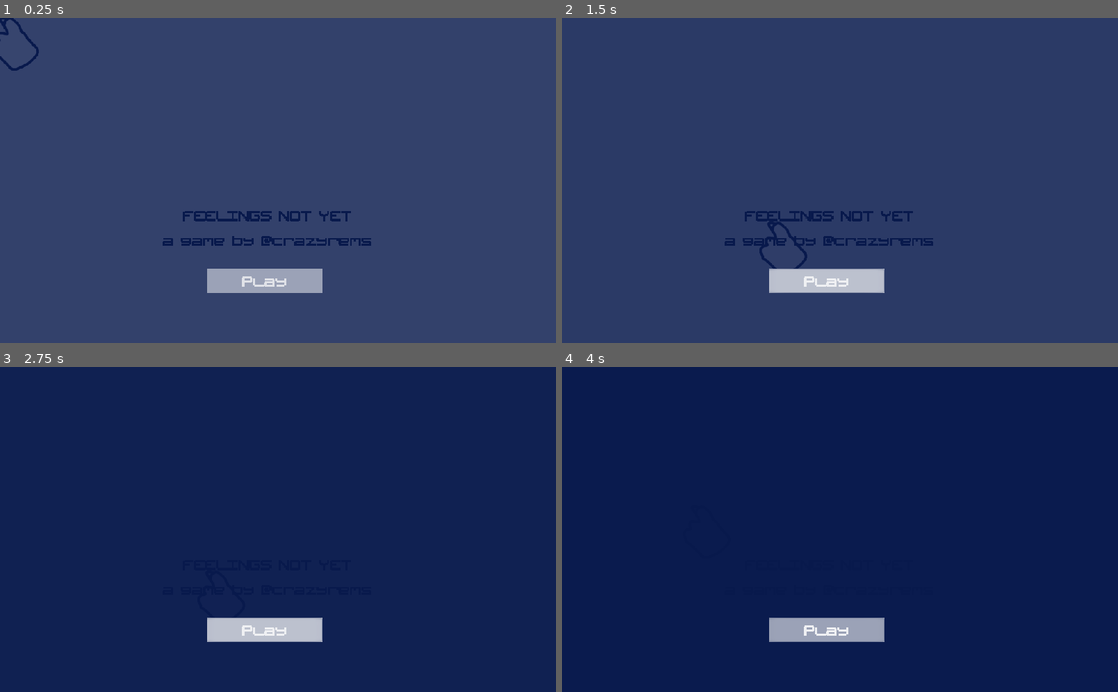
Above: before the commit, frames 1-4 (two rows, left to right).
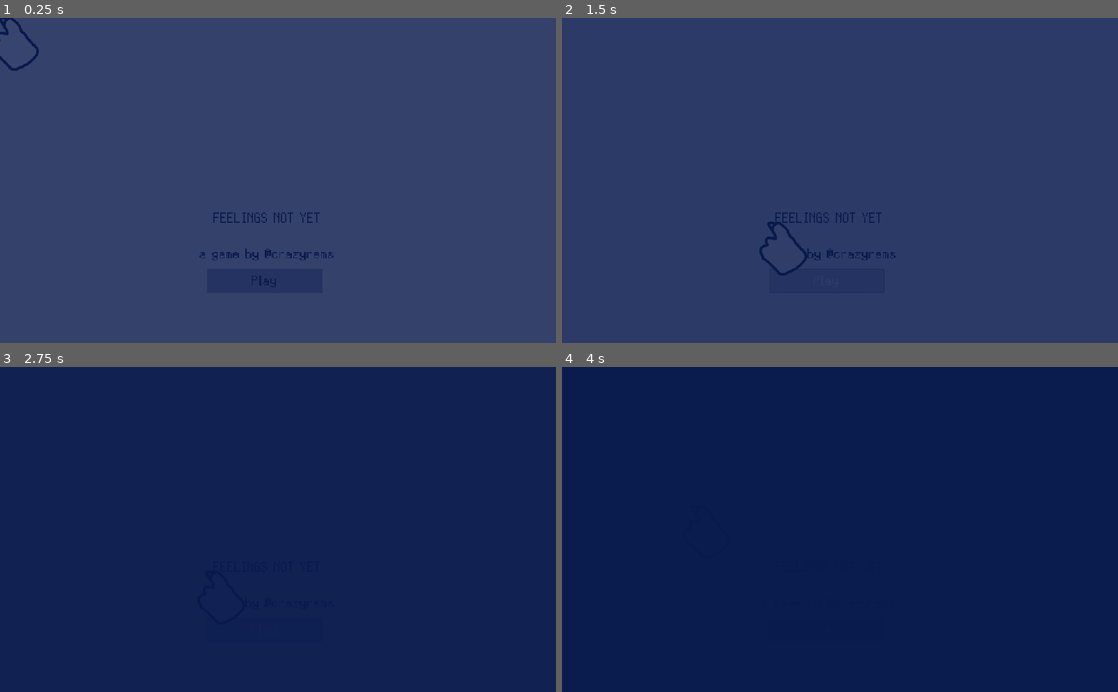
Above: after the commit, the same moments.

Repository: rtauziac/feelingsnotyet
Game: Godot game, scene res://testing/MenuRoot.tscn
The game is run twice, just before and just after one commit, with the same random seed, the same clock (stepped at 60 frames per second) and the same inputs. Sound files missing from this copy of the repository are replaced by a short silence.
Inputs (mouse positions are in pixels of both pictures, inside the frame that each line leads up to):
- Up to frame 1 (0.25 s): no input
- Up to frame 2 (1.5 s): click "Play" at 0.5 s; click "Play" at 1.25 s
- Up to frame 3 (2.75 s): click "Play" at 2 s
- Up to frame 4 (4 s): tap Enter at 2.75 s; move the mouse to (962, 513) at 2.77 s; click (962, 513) at 2.92 s; tap Space at 3.5 s; move the mouse to (728, 545) at 3.52 s; click (728, 545) at 3.67 s

The runs differ from the first frame. In frame 1, 2.8% of the frame differs, in the area x 29-67%, y 59-85%; in frame 2, 2.6%; in frame 3, 1.6%; in frame 4, 1.6%.

Commit message:
Post compo
✅ Better font
✅ One shot sound manager
✅ Better post effects

Diff:
--- /dev/null
+++ b/PostEffectManager.gd
@@ -0,0 +1,60 @@
+extends ViewportContainer
+
+class_name PostEffectManager
+
+
+enum ColorScheme {MARINE, DARK_RED}
+
+
+export (GradientTexture) var marine_scheme
+export (GradientTexture) var dark_red_scheme
+
+var color_scheme: int = ColorScheme.MARINE
+
+var _tweener: Tween
+
+
+func set_color_scheme(_scheme: int):
+	var _c_s: GradientTexture = null
+	match _scheme:
+		ColorScheme.MARINE:
+			_c_s = marine_scheme
+		ColorScheme.DARK_RED:
+			_c_s = dark_red_scheme
+	if _c_s != null:
+		material.set("shader_param/ColorRamp", material.get("shader_param/ColorRamp2"))
+		material.set("shader_param/rampFade", 0)
+		material.set("shader_param/ColorRamp2", _c_s)
+		_tweener.interpolate_property(material, "shader_param/rampFade", 0, 1, 1, Tween.TRANS_LINEAR)
+		_tweener.start()
+
+
+func set_vignette_factor(factor: float):
+	_tweener.interpolate_property(material, "shader_param/vignetteFactor", material.get("shader_param/vignetteFactor"), factor, 1, Tween.TRANS_LINEAR)
+	_tweener.start()
+
+func _ready():
+	GlobalReferences.post_effect_manager = self
+	_tweener = Tween.new()
+	add_child(_tweener)
+	call_deferred("_ready_later")
+
+
+func _ready_later():
+	GlobalReferences.dialog_master.connect("dialog_signal", self, "_on_dialog_signal")
+
+
+func _on_dialog_signal(dialog_signal: String):
+	if dialog_signal.begins_with("color_scheme:"):
+		var scheme_name = dialog_signal.substr(13)
+		var scheme = null
+		match scheme_name:
+			"marine":
+				scheme = ColorScheme.MARINE
+			"dark_red":
+				scheme = ColorScheme.DARK_RED
+		if scheme != null:
+			set_color_scheme(scheme)
+	elif dialog_signal.begins_with("vignette_factor:"):
+		var vignette_factor = float(dialog_signal.substr(16))
+		set_vignette_factor(vignette_factor)
--- a/cemetery/cemetery.tscn
+++ b/cemetery/cemetery.tscn
@@ -28,6 +28,8 @@
 [ext_resource path="res://dialog/first_scene/intro_devil_dialog_001.tres" type="Resource" id=26]
 [ext_resource path="res://dialog/wait_dialog.gd" type="Script" id=27]
 [ext_resource path="res://dialog/first_scene/intro_dialog.tres" type="Resource" id=28]
+[ext_resource path="res://sounds/Outdoor_Ambiance.ogg" type="AudioStream" id=29]
+[ext_resource path="res://dialog/signal_dialog.gd" type="Script" id=30]
 
 [sub_resource type="ShaderMaterial" id=1]
 resource_local_to_scene = true
@@ -92,10 +94,20 @@
 portrait = ExtResource( 17 )
 blink = false
 
-[sub_resource type="Resource" id=10]
+[sub_resource type="Resource" id=21]
 script = ExtResource( 27 )
 nextItem = ExtResource( 26 )
 wait_time = 2.0
+
+[sub_resource type="Resource" id=20]
+script = ExtResource( 30 )
+nextItem = SubResource( 21 )
+signal_name = "vignette_factor:1"
+
+[sub_resource type="Resource" id=18]
+script = ExtResource( 30 )
+nextItem = SubResource( 20 )
+signal_name = "color_scheme:dark_red"
 
 [sub_resource type="ShaderMaterial" id=11]
 resource_local_to_scene = true
@@ -185,7 +197,7 @@
 
 [node name="Devil" parent="Persons/Fiona" instance=ExtResource( 10 )]
 position = Vector2( 36.8973, 65.6333 )
-intro_dialog = SubResource( 10 )
+intro_dialog = SubResource( 18 )
 end_dialog = ExtResource( 19 )
 
 [node name="Charles" parent="Persons" instance=ExtResource( 4 )]
@@ -263,8 +275,6 @@
 texture = ExtResource( 15 )
 centered = false
 
-[node name="AudioStreamPlayer" type="AudioStreamPlayer" parent="Persons"]
-
 [node name="CameraHolder" type="Node2D" parent="."]
 position = Vector2( 512, 300 )
 script = ExtResource( 25 )
@@ -277,6 +287,11 @@
 [node name="AnimationPlayer" type="AnimationPlayer" parent="CameraHolder"]
 anims/handshake = SubResource( 16 )
 
+[node name="AudioStreamPlayer" type="AudioStreamPlayer" parent="."]
+stream = ExtResource( 29 )
+autoplay = true
+bus = "outdoor"
+
 [editable path="Persons/Fiona/Devil"]
 [editable path="Persons/Charles"]
 [editable path="Persons/Louyse"]
--- /dev/null
+++ b/default_bus_layout.tres
@@ -0,0 +1,41 @@
+[gd_resource type="AudioBusLayout" load_steps=4 format=2]
+
+[sub_resource type="AudioEffectCompressor" id=1]
+resource_name = "Compressor"
+
+[sub_resource type="AudioEffectLowPassFilter" id=2]
+resource_name = "LowPassFilter"
+cutoff_hz = 1722.0
+resonance = 0.16
+
+[sub_resource type="AudioEffectDelay" id=3]
+resource_name = "Delay"
+tap1/delay_ms = 40.0
+tap1/level_db = -7.09
+tap1/pan = -0.83
+tap2/delay_ms = 273.0
+tap2/level_db = -13.09
+tap2/pan = 0.65
+feedback/delay_ms = 288.0
+feedback/level_db = -18.79
+feedback/lowpass = 447.0
+
+[resource]
+bus/0/effect/0/effect = SubResource( 1 )
+bus/0/effect/0/enabled = true
+bus/1/name = "outdoor"
+bus/1/solo = false
+bus/1/mute = false
+bus/1/bypass_fx = false
+bus/1/volume_db = 0.0
+bus/1/send = "Master"
+bus/1/effect/0/effect = SubResource( 2 )
+bus/1/effect/0/enabled = true
+bus/1/effect/1/effect = SubResource( 3 )
+bus/1/effect/1/enabled = true
+bus/2/name = "sfx"
+bus/2/solo = false
+bus/2/mute = false
+bus/2/bypass_fx = false
+bus/2/volume_db = 0.0
+bus/2/send = "Master"
--- a/devil/Devil.gd
+++ b/devil/Devil.gd
@@ -6,9 +6,10 @@
 
 
 export (PackedScene) var shardScene
-export (int) var lives = 3
+export (int) var start_lives = 3
 export (Resource) var intro_dialog
 export (Resource) var end_dialog
+onready var _lives = start_lives
 var _shard: Sprite = null
 var _current_shard: Sprite = null
 var _tweener: Tween
@@ -52,7 +53,7 @@
 func _input(event):
 	if event is InputEventMouseButton and event.button_index == BUTTON_LEFT:
 		if _current_shard != null:
-			lives -= 1
+			_lives -= 1
 			$AudioStreamPlayer.stream = _hurt
 			$AudioStreamPlayer.play(0)
 			_tweener.stop_all()
@@ -60,7 +61,8 @@
 			_timer.stop()
 			var anim_len = 0.3
 			_fade_out(anim_len)
-			if lives > 0:
+			GlobalReferences.post_effect_manager.set_vignette_factor(float(_lives) / float(start_lives))
+			if _lives > 0:
 				_timer.wait_time = anim_len
 				_timer.connect("timeout", self, "_destroy_then_create_new_shard", [], CONNECT_ONESHOT)
 				_timer.start()
@@ -72,6 +74,7 @@
 				_timer.wait_time = 5
 				_timer.connect("timeout", self, "_destroy_and_continue", [], CONNECT_ONESHOT)
 				_timer.start()
+				GlobalReferences.post_effect_manager.set_color_scheme(GlobalReferences.post_effect_manager.ColorScheme.MARINE)
 
 
 func _create_shard(duration):
--- a/dialog/first_scene/fiona_end_devil_dialog.tres
+++ b/dialog/first_scene/fiona_end_devil_dialog.tres
@@ -69,7 +69,7 @@
 [sub_resource type="Resource" id=8]
 script = ExtResource( 5 )
 nextItem = SubResource( 7 )
-wait_time = 3.0
+wait_time = 2.0
 
 [sub_resource type="Resource" id=9]
 script = ExtResource( 2 )
--- a/dialog/first_scene/intro_dialog.tres
+++ b/dialog/first_scene/intro_dialog.tres
@@ -53,7 +53,7 @@
 [sub_resource type="Resource" id=6]
 script = ExtResource( 1 )
 nextItem = SubResource( 5 )
-text = "The world lived so far without my intervention.
+text = "The world lived so far without me doing anything.
 People have to feel emotions, that’s as important as eating and breathing."
 name = "Nyxie"
 portrait = ExtResource( 6 )
--- a/gametheme.tres
+++ b/gametheme.tres
@@ -1,6 +1,6 @@
 [gd_resource type="Theme" load_steps=6 format=2]
 
-[ext_resource path="res://Mono10 Regular.ttf" type="DynamicFontData" id=1]
+[ext_resource path="res://ui/Silver.ttf" type="DynamicFontData" id=1]
 
 [sub_resource type="StyleBoxFlat" id=1]
 bg_color = Color( 0.733333, 0.733333, 0.733333, 1 )
@@ -11,15 +11,13 @@
 bg_color = Color( 0.329412, 0.329412, 0.329412, 1 )
 
 [sub_resource type="DynamicFont" id=4]
-size = 48
-extra_spacing_top = -20
+size = 39
 extra_spacing_bottom = -13
-extra_spacing_space = -8
 font_data = ExtResource( 1 )
 
 [resource]
 default_font = SubResource( 4 )
-Button/colors/font_color = Color( 0.88, 0.88, 0.88, 1 )
+Button/colors/font_color = Color( 0, 0, 0, 1 )
 Button/colors/font_color_disabled = Color( 0.9, 0.9, 0.9, 0.2 )
 Button/colors/font_color_hover = Color( 0.94, 0.94, 0.94, 1 )
 Button/colors/font_color_pressed = Color( 1, 1, 1, 1 )
--- /dev/null
+++ b/posteffects/colorramps/darkred.tres
@@ -0,0 +1,8 @@
+[gd_resource type="GradientTexture" load_steps=2 format=2]
+
+[sub_resource type="Gradient" id=1]
+offsets = PoolRealArray( 0, 0.253289, 0.536184, 0.953947, 1 )
+colors = PoolColorArray( 0.109375, 0.00811768, 0.00811768, 1, 0.328125, 0.266602, 0.266602, 1, 0.800781, 0.403519, 0.403519, 1, 0.894531, 0.824646, 0.824646, 1, 1, 1, 1, 1 )
+
+[resource]
+gradient = SubResource( 1 )
--- /dev/null
+++ b/posteffects/colorramps/marine.tres
@@ -0,0 +1,7 @@
+[gd_resource type="GradientTexture" load_steps=2 format=2]
+
+[sub_resource type="Gradient" id=4]
+colors = PoolColorArray( 0.0368958, 0.103844, 0.304688, 1, 1, 1, 1, 1 )
+
+[resource]
+gradient = SubResource( 4 )
--- a/project.godot
+++ b/project.godot
@@ -39,6 +39,11 @@
 "language": "GDScript",
 "path": "res://testing/CheckClick.gd"
 }, {
+"base": "ViewportContainer",
+"class": "PostEffectManager",
+"language": "GDScript",
+"path": "res://PostEffectManager.gd"
+}, {
 "base": "Resource",
 "class": "SignalDialog",
 "language": "GDScript",
@@ -61,6 +66,7 @@
 "FadeScreen": "",
 "Person": "res://editor/icons/dog.png",
 "PersonHandler": "",
+"PostEffectManager": "",
 "SignalDialog": "",
 "TextDialog": "",
 "WaitDialog": ""
@@ -68,7 +74,7 @@
 
 [application]
 
-config/name="ldjam48"
+config/name="Feelings Not Yet"
 run/main_scene="res://testing/MenuRoot.tscn"
 boot_splash/image="res://Splash.png"
 boot_splash/bg_color=Color( 1, 1, 1, 1 )
@@ -77,6 +83,7 @@
 [autoload]
 
 GlobalReferences="*res://superobjects/GlobalReferences.gd"
+SoundManager="*res://sounds/SoundManager.gd"
 
 [display]
 
--- /dev/null
+++ b/sounds/SoundManager.gd
@@ -0,0 +1,9 @@
+extends Node
+
+
+func play_sound_oneshot(sound: AudioStreamSample):
+	var audio_player = AudioStreamPlayer.new()
+	add_child(audio_player)
+	audio_player.stream = sound
+	audio_player.connect("finished", audio_player, "queue_free")
+	audio_player.play(0)
--- a/superobjects/GlobalReferences.gd
+++ b/superobjects/GlobalReferences.gd
@@ -4,3 +4,4 @@
 var dialog_master: DialogMaster
 var person_handler: PersonHandler
 var fade_screen: FadeScreen
+var post_effect_manager: PostEffectManager
--- a/testing/CheckClick.gd
+++ b/testing/CheckClick.gd
@@ -19,18 +19,17 @@
 func start_talk_person(person_name: String):
 	match person_name:
 		"Nyxie":
-			$AudioStreamPlayer.stream = _speech01
+			SoundManager.play_sound_oneshot(_speech01)
 		"Stephan":
-			$AudioStreamPlayer.stream = _speech02
+			SoundManager.play_sound_oneshot(_speech02)
 		"Fiona":
-			$AudioStreamPlayer.stream = _speech03
+			SoundManager.play_sound_oneshot(_speech03)
 		"Charles":
-			$AudioStreamPlayer.stream = _speech05
+			SoundManager.play_sound_oneshot(_speech05)
 		"Louyse":
-			$AudioStreamPlayer.stream = _speech04
+			SoundManager.play_sound_oneshot(_speech04)
 		_:
-			$AudioStreamPlayer.stream = _speech06
-	$AudioStreamPlayer.play(0)
+			SoundManager.play_sound_oneshot(_speech06)
 	var person = get_node_or_null(person_name)
 	if person is Person:
 		person.talk()
--- a/testing/EndRoot.tscn
+++ b/testing/EndRoot.tscn
@@ -96,4 +96,4 @@
 
 [node name="Control" parent="ViewportContainer/Viewport/UICanvasLayer" instance=ExtResource( 1 )]
 
-[node name="UIRoot" parent="ViewportContainer/Viewport/UICanvasLayer" instance=ExtResource( 2 )]
+[node name="UIRoot" parent="ViewportContainer/Viewport/UICanvasLayer/Control" instance=ExtResource( 2 )]
--- a/testing/GameRoot.tscn
+++ b/testing/GameRoot.tscn
@@ -1,19 +1,105 @@
-[gd_scene load_steps=9 format=2]
+[gd_scene load_steps=36 format=2]
 
 [ext_resource path="res://cemetery/cemetery.tscn" type="PackedScene" id=1]
 [ext_resource path="res://testing/UIRoot.tscn" type="PackedScene" id=2]
+[ext_resource path="res://PostEffectManager.gd" type="Script" id=3]
+[ext_resource path="res://posteffects/colorramps/darkred.tres" type="Texture" id=4]
+[ext_resource path="res://posteffects/colorramps/marine.tres" type="Texture" id=5]
+
+[sub_resource type="VisualShaderNodeVectorLen" id=11]
+
+[sub_resource type="VisualShaderNodeVectorOp" id=12]
+
+[sub_resource type="VisualShaderNodeScalarConstant" id=13]
+constant = -0.5
+
+[sub_resource type="VisualShaderNodeScalarFunc" id=14]
+function = 31
+
+[sub_resource type="VisualShaderNodeScalarClamp" id=15]
+
+[sub_resource type="VisualShaderNodeVectorOp" id=16]
+operator = 2
+
+[sub_resource type="Gradient" id=17]
+offsets = PoolRealArray( 0, 0.32659, 0.401734, 0.471098 )
+colors = PoolColorArray( 0, 0, 0, 1, 0.818225, 0.818225, 0.818225, 1, 0.91411, 0.91411, 0.91411, 1, 1, 1, 1, 1 )
+
+[sub_resource type="GradientTexture" id=18]
+gradient = SubResource( 17 )
+
+[sub_resource type="VisualShaderNodeTexture" id=19]
+texture = SubResource( 18 )
+
+[sub_resource type="VisualShaderNodeScalarOp" id=21]
+operator = 1
+
+[sub_resource type="VisualShaderNodeScalarUniform" id=22]
+uniform_name = "vignetteFactor"
 
 [sub_resource type="VisualShaderNodeTexture" id=1]
 source = 2
+
+[sub_resource type="VisualShaderNodeScalarOp" id=24]
+
+[sub_resource type="VisualShaderNodeScalarOp" id=25]
+default_input_values = [ 0, 0.0, 1, 2.0 ]
+operator = 2
+
+[sub_resource type="VisualShaderNodeInput" id=26]
+input_name = "time"
+
+[sub_resource type="VisualShaderNodeScalarOp" id=27]
+
+[sub_resource type="VisualShaderNodeScalarOp" id=28]
+default_input_values = [ 0, 0.0, 1, 0.03 ]
+operator = 2
+
+[sub_resource type="VisualShaderNodeScalarOp" id=29]
+default_input_values = [ 0, 0.0, 1, 4.0 ]
+operator = 2
+
+[sub_resource type="VisualShaderNodeScalarFunc" id=30]
+function = 0
+
+[sub_resource type="VisualShaderNodeScalarFunc" id=31]
+function = 0
+
+[sub_resource type="VisualShaderNodeScalarOp" id=32]
+default_input_values = [ 0, 0.0, 1, 0.8 ]
+operator = 1
+
+[sub_resource type="VisualShaderNodeScalarOp" id=33]
+default_input_values = [ 0, 0.0, 1, 2.0 ]
+operator = 3
 
 [sub_resource type="VisualShaderNodeTextureUniform" id=2]
 uniform_name = "ColorRamp"
 texture_type = 1
 color_default = 1
 
+[sub_resource type="VisualShaderNodeTextureUniform" id=7]
+uniform_name = "ColorRamp2"
+texture_type = 1
+color_default = 1
+
+[sub_resource type="VisualShaderNodeVectorScalarMix" id=8]
+
+[sub_resource type="VisualShaderNodeScalarClamp" id=9]
+
+[sub_resource type="VisualShaderNodeScalarUniform" id=10]
+uniform_name = "rampFade"
+
+[sub_resource type="VisualShaderNodeInput" id=20]
+input_name = "screen_uv"
+
 [sub_resource type="VisualShader" id=3]
 code = "shader_type canvas_item;
+uniform float vignetteFactor;
+uniform sampler2D tex_frg_16;
 uniform sampler2D ColorRamp : hint_black_albedo;
+uniform sampler2D ColorRamp2 : hint_black_albedo;
+uniform float rampFade;
 
 
 
@@ -32,17 +118,106 @@
 		n_out2p1 = _tex_read.a;
 	}
 
+// Input:9
+	vec3 n_out9p0 = vec3(SCREEN_UV, 0.0);
+
+// Scalar:12
+	float n_out12p0 = -0.500000;
+
+// VectorOp:11
+	vec3 n_out11p0 = n_out9p0 + vec3(n_out12p0);
+
+// VectorLen:10
+	float n_out10p0 = length(n_out11p0);
+
+// ScalarFunc:13
+	float n_out13p0 = 1.0 - n_out10p0;
+
+// ScalarUniform:18
+	float n_out18p0 = vignetteFactor;
+
+// ScalarOp:28
+	float n_in28p1 = 0.80000;
+	float n_out28p0 = n_out18p0 - n_in28p1;
+
+// ScalarOp:29
+	float n_in29p1 = 2.00000;
+	float n_out29p0 = n_out28p0 / n_in29p1;
+
+// Input:22
+	float n_out22p0 = TIME;
+
+// ScalarOp:21
+	float n_in21p1 = 2.00000;
+	float n_out21p0 = n_out22p0 * n_in21p1;
+
+// ScalarFunc:26
+	float n_out26p0 = sin(n_out21p0);
+
+// ScalarOp:25
+	float n_in25p1 = 4.00000;
+	float n_out25p0 = n_out22p0 * n_in25p1;
+
+// ScalarFunc:27
+	float n_out27p0 = sin(n_out25p0);
+
+// ScalarOp:23
+	float n_out23p0 = n_out26p0 + n_out27p0;
+
+// ScalarOp:24
+	float n_in24p1 = 0.03000;
+	float n_out24p0 = n_out23p0 * n_in24p1;
+
+// ScalarOp:20
+	float n_out20p0 = n_out29p0 + n_out24p0;
+
+// ScalarOp:17
+	float n_out17p0 = n_out13p0 - n_out20p0;
+
+// ScalarClamp:14
+	float n_in14p1 = 0.00000;
+	float n_in14p2 = 1.00000;
+	float n_out14p0 = clamp(n_out17p0, n_in14p1, n_in14p2);
+
+// Texture:16
+	vec4 tex_frg_16_read = texture(tex_frg_16, vec3(n_out14p0).xy);
+	vec3 n_out16p0 = tex_frg_16_read.rgb;
+	float n_out16p1 = tex_frg_16_read.a;
+
+// VectorOp:15
+	vec3 n_out15p0 = n_out2p0 * n_out16p0;
+
 // TextureUniform:4
 	vec3 n_out4p0;
 	float n_out4p1;
 	{
-		vec4 n_tex_read = texture(ColorRamp, n_out2p0.xy);
+		vec4 n_tex_read = texture(ColorRamp, n_out15p0.xy);
 		n_out4p0 = n_tex_read.rgb;
 		n_out4p1 = n_tex_read.a;
 	}
 
+// TextureUniform:5
+	vec3 n_out5p0;
+	float n_out5p1;
+	{
+		vec4 n_tex_read = texture(ColorRamp2, n_out15p0.xy);
+		n_out5p0 = n_tex_read.rgb;
+		n_out5p1 = n_tex_read.a;
+	}
+
+// ScalarUniform:8
+	float n_out8p0 = rampFade;
+
+// ScalarClamp:7
+	float n_in7p1 = 0.00000;
+	float n_in7p2 = 1.00000;
+	float n_out7p0 = clamp(n_out8p0, n_in7p1, n_in7p2);
+
+// VectorScalarMix:6
+	vec3 n_out6p0 = mix(n_out4p0, n_out5p0, n_out7p0);
+
 // Output:0
-	COLOR.rgb = n_out4p0;
+	COLOR.rgb = n_out6p0;
 
 }
 
@@ -51,24 +226,70 @@
 
 }
 "
-graph_offset = Vector2( -432, -50.75 )
+graph_offset = Vector2( -2448.96, 475.266 )
 mode = 1
 flags/light_only = false
+nodes/fragment/0/position = Vector2( 837, 374 )
 nodes/fragment/2/node = SubResource( 1 )
-nodes/fragment/2/position = Vector2( -126, 143.25 )
+nodes/fragment/2/position = Vector2( -867, 136.25 )
 nodes/fragment/4/node = SubResource( 2 )
-nodes/fragment/4/position = Vector2( 121, 74.25 )
-nodes/fragment/connections = PoolIntArray( 4, 0, 0, 0, 2, 0, 4, 0 )
-
-[sub_resource type="Gradient" id=4]
-colors = PoolColorArray( 0.0368958, 0.103844, 0.304688, 1, 1, 1, 1, 1 )
-
-[sub_resource type="GradientTexture" id=5]
-gradient = SubResource( 4 )
+nodes/fragment/4/position = Vector2( -23, -42.75 )
+nodes/fragment/5/node = SubResource( 7 )
+nodes/fragment/5/position = Vector2( -23, 147.25 )
+nodes/fragment/6/node = SubResource( 8 )
+nodes/fragment/6/position = Vector2( 231, 186 )
+nodes/fragment/7/node = SubResource( 9 )
+nodes/fragment/7/position = Vector2( 18, 378 )
+nodes/fragment/8/node = SubResource( 10 )
+nodes/fragment/8/position = Vector2( -184, 373 )
+nodes/fragment/9/node = SubResource( 20 )
+nodes/fragment/9/position = Vector2( -2082.48, 372.314 )
+nodes/fragment/10/node = SubResource( 11 )
+nodes/fragment/10/position = Vector2( -1686.48, 370.314 )
+nodes/fragment/11/node = SubResource( 12 )
+nodes/fragment/11/position = Vector2( -1860.48, 360.314 )
+nodes/fragment/12/node = SubResource( 13 )
+nodes/fragment/12/position = Vector2( -2070.48, 440.314 )
+nodes/fragment/13/node = SubResource( 14 )
+nodes/fragment/13/position = Vector2( -1529.48, 370.314 )
+nodes/fragment/14/node = SubResource( 15 )
+nodes/fragment/14/position = Vector2( -1089.48, 378.314 )
+nodes/fragment/15/node = SubResource( 16 )
+nodes/fragment/15/position = Vector2( -603.48, 291.314 )
+nodes/fragment/16/node = SubResource( 19 )
+nodes/fragment/16/position = Vector2( -846.48, 367.314 )
+nodes/fragment/17/node = SubResource( 21 )
+nodes/fragment/17/position = Vector2( -1284.96, 428.266 )
+nodes/fragment/18/node = SubResource( 22 )
+nodes/fragment/18/position = Vector2( -2178.96, 567.266 )
+nodes/fragment/20/node = SubResource( 24 )
+nodes/fragment/20/position = Vector2( -1623.96, 545.266 )
+nodes/fragment/21/node = SubResource( 25 )
+nodes/fragment/21/position = Vector2( -2599.96, 666.266 )
+nodes/fragment/22/node = SubResource( 26 )
+nodes/fragment/22/position = Vector2( -2785.96, 669.266 )
+nodes/fragment/23/node = SubResource( 27 )
+nodes/fragment/23/position = Vector2( -2205.96, 719.266 )
+nodes/fragment/24/node = SubResource( 28 )
+nodes/fragment/24/position = Vector2( -2029.96, 708.266 )
+nodes/fragment/25/node = SubResource( 29 )
+nodes/fragment/25/position = Vector2( -2599.96, 784.266 )
+nodes/fragment/26/node = SubResource( 30 )
+nodes/fragment/26/position = Vector2( -2422.96, 692.266 )
+nodes/fragment/27/node = SubResource( 31 )
+nodes/fragment/27/position = Vector2( -2422.96, 772.266 )
+nodes/fragment/28/node = SubResource( 32 )
+nodes/fragment/28/position = Vector2( -2010.96, 545.266 )
+nodes/fragment/29/node = SubResource( 33 )
+nodes/fragment/29/position = Vector2( -1830.96, 531.266 )
+nodes/fragment/connections = PoolIntArray( 4, 0, 6, 0, 5, 0, 6, 1, 7, 0, 6, 2, 8, 0, 7, 0, 9, 0, 11, 0, 12, 0, 11, 1, 11, 0, 10, 0, 10, 0, 13, 0, 14, 0, 16, 0, 16, 0, 15, 1, 6, 0, 0, 0, 15, 0, 4, 0, 15, 0, 5, 0, 2, 0, 15, 0, 13, 0, 17, 0, 17, 0, 14, 0, 22, 0, 21, 0, 23, 0, 24, 0, 22, 0, 25, 0, 20, 0, 17, 1, 24, 0, 20, 1, 21, 0, 26, 0, 26, 0, 23, 0, 25, 0, 27, 0, 27, 0, 23, 1, 18, 0, 28, 0, 28, 0, 29, 0, 29, 0, 20, 0 )
 
 [sub_resource type="ShaderMaterial" id=6]
 shader = SubResource( 3 )
-shader_param/ColorRamp = SubResource( 5 )
+shader_param/vignetteFactor = 0.0
+shader_param/rampFade = 0.0
+shader_param/ColorRamp = ExtResource( 5 )
+shader_param/ColorRamp2 = ExtResource( 5 )
 
 [node name="GameRoot" type="Control"]
 __meta__ = {
@@ -79,9 +300,12 @@
 material = SubResource( 6 )
 anchor_right = 1.0
 anchor_bottom = 1.0
+script = ExtResource( 3 )
 __meta__ = {
 "_edit_use_anchors_": false
 }
+marine_scheme = ExtResource( 5 )
+dark_red_scheme = ExtResource( 4 )
 
 [node name="Viewport" type="Viewport" parent="ViewportContainer"]
 size = Vector2( 1024, 600 )
--- a/testing/MenuRoot.tscn
+++ b/testing/MenuRoot.tscn
@@ -95,7 +95,8 @@
 [node name="UICanvasLayer" type="CanvasLayer" parent="ViewportContainer/Viewport"]
 
 [node name="UIRoot" parent="ViewportContainer/Viewport/UICanvasLayer" instance=ExtResource( 2 )]
+pause_mode = 1
+show_behind_parent = true
 
-[node name="Control" parent="ViewportContainer/Viewport/UICanvasLayer" instance=ExtResource( 1 )]
-
-[editable path="ViewportContainer/Viewport/UICanvasLayer/UIRoot"]
+[node name="Control" parent="ViewportContainer/Viewport/UICanvasLayer/UIRoot" instance=ExtResource( 1 )]
+show_behind_parent = true
--- a/testing/UIRoot.tscn
+++ b/testing/UIRoot.tscn
@@ -29,7 +29,7 @@
 anchor_top = 1.0
 anchor_right = 1.0
 anchor_bottom = 1.0
-margin_top = -197.0
+margin_top = -223.0
 __meta__ = {
 "_edit_use_anchors_": false
 }
@@ -73,7 +73,7 @@
 [node name="DialogContainer" type="MarginContainer" parent="DialogMaster/HBoxContainer"]
 margin_left = 193.0
 margin_right = 1024.0
-margin_bottom = 197.0
+margin_bottom = 223.0
 size_flags_horizontal = 3
 custom_constants/margin_right = 8
 custom_constants/margin_top = 8
@@ -87,7 +87,7 @@
 margin_left = 8.0
 margin_top = 8.0
 margin_right = 823.0
-margin_bottom = 189.0
+margin_bottom = 215.0
 texture = ExtResource( 1 )
 patch_margin_left = 16
 patch_margin_top = 16
@@ -98,7 +98,7 @@
 margin_left = 8.0
 margin_top = 8.0
 margin_right = 823.0
-margin_bottom = 189.0
+margin_bottom = 215.0
 size_flags_horizontal = 3
 size_flags_vertical = 3
 custom_constants/margin_right = 20
@@ -113,11 +113,12 @@
 margin_left = 20.0
 margin_top = 20.0
 margin_right = 795.0
-margin_bottom = 161.0
+margin_bottom = 187.0
 rect_min_size = Vector2( 0, 141 )
 size_flags_vertical = 0
+text = "Thank you for your interest in Silver, the premiere multi-language pixel font for games and game-likers. Silver has TRC and Lotcheck compliant gamepad buttons built right into the font, alongside a full keyboard and mouse prompts! No more overlaying images onto your text fields!"
 autowrap = true
-max_lines_visible = 6
+max_lines_visible = 5
 
 [node name="MouseCursorHandler" type="Control" parent="."]
 anchor_right = 1.0
--- a/ui/EndUI.tscn
+++ b/ui/EndUI.tscn
@@ -26,28 +26,25 @@
 anchor_top = 0.5
 anchor_right = 0.5
 anchor_bottom = 0.5
-margin_left = -280.5
-margin_top = -259.5
-margin_right = 280.5
-margin_bottom = 145.5
+margin_left = -305.0
+margin_top = -259.0
+margin_right = 305.0
+margin_bottom = 214.0
+custom_constants/line_spacing = -4
 text = "Thank you for playing!
 
-It’s been really nice
-to have you up until the end
-of the story I made this far.
+It’s been really nice to have you up until the end of the story I made this far.
 
-There was more on backstage
-but time went short.
+There was more on backstage but time went short.
 
 I hope you liked it anyway.
 
-If you liked my work,
-feel free to follow me
-on Twitter
+If you liked my work, feel free to follow me on Twitter
 @crazyrems
 
 Good luck for the ratings!"
 align = 1
+autowrap = true
 
 [node name="HBoxContainer" type="HBoxContainer" parent="."]
 anchor_left = 0.5
--- a/ui/FadeScreen.tscn
+++ b/ui/FadeScreen.tscn
@@ -1,8 +1,46 @@
-[gd_scene load_steps=2 format=2]
+[gd_scene load_steps=5 format=2]
 
 [ext_resource path="res://FadeScreen.gd" type="Script" id=1]
 
+[sub_resource type="VisualShaderNodeInput" id=3]
+input_name = "color"
+
+[sub_resource type="VisualShader" id=1]
+code = "shader_type canvas_item;
+
+
+
+void vertex() {
+// Output:0
+
+}
+
+void fragment() {
+// Input:2
+	vec3 n_out2p0 = COLOR.rgb;
+
+// Output:0
+	COLOR.rgb = n_out2p0;
+
+}
+
+void light() {
+// Output:0
+
+}
+"
+graph_offset = Vector2( -655, 79 )
+mode = 1
+flags/light_only = false
+nodes/fragment/2/node = SubResource( 3 )
+nodes/fragment/2/position = Vector2( 136, 89 )
+nodes/fragment/connections = PoolIntArray( 2, 0, 0, 0 )
+
+[sub_resource type="ShaderMaterial" id=2]
+shader = SubResource( 1 )
+
 [node name="FadeScreen" type="ColorRect"]
+material = SubResource( 2 )
 anchor_right = 1.0
 anchor_bottom = 1.0
 color = Color( 1, 1, 1, 0 )
--- /dev/null
+++ b/ui/Silver.tres
@@ -0,0 +1,6 @@
+[gd_resource type="DynamicFont" load_steps=2 format=2]
+
+[ext_resource path="res://ui/Silver.ttf" type="DynamicFontData" id=1]
+
+[resource]
+font_data = ExtResource( 1 )
Not shown: 1 places in cemetery/cemetery.tscn that only renumber resources
Not shown, added: sounds/Outdoor_Ambiance.ogg.import
Binary file added: ui/Silver.ttf
Not shown, added: sounds/Outdoor_Ambiance.ogg
